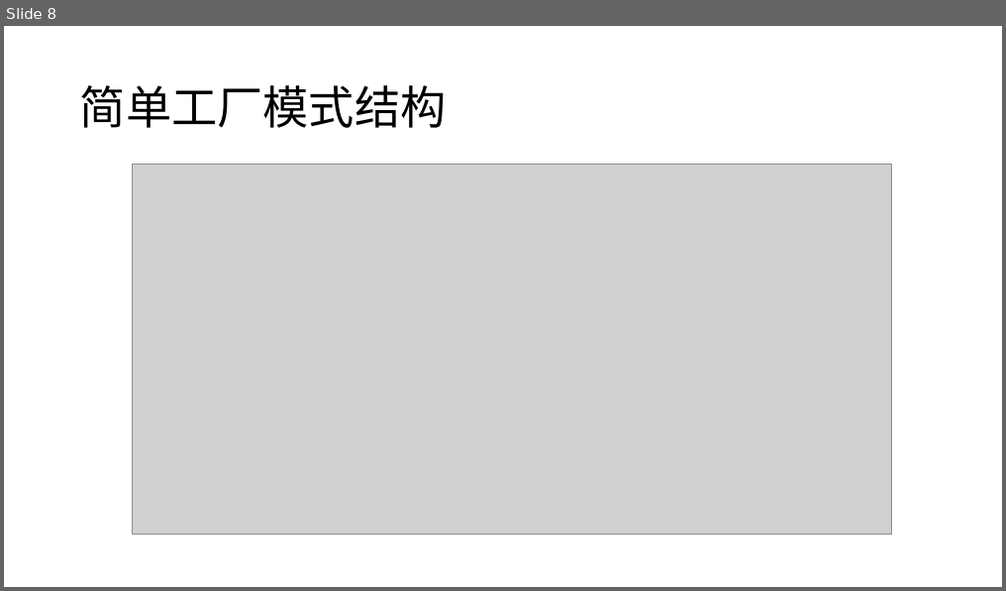
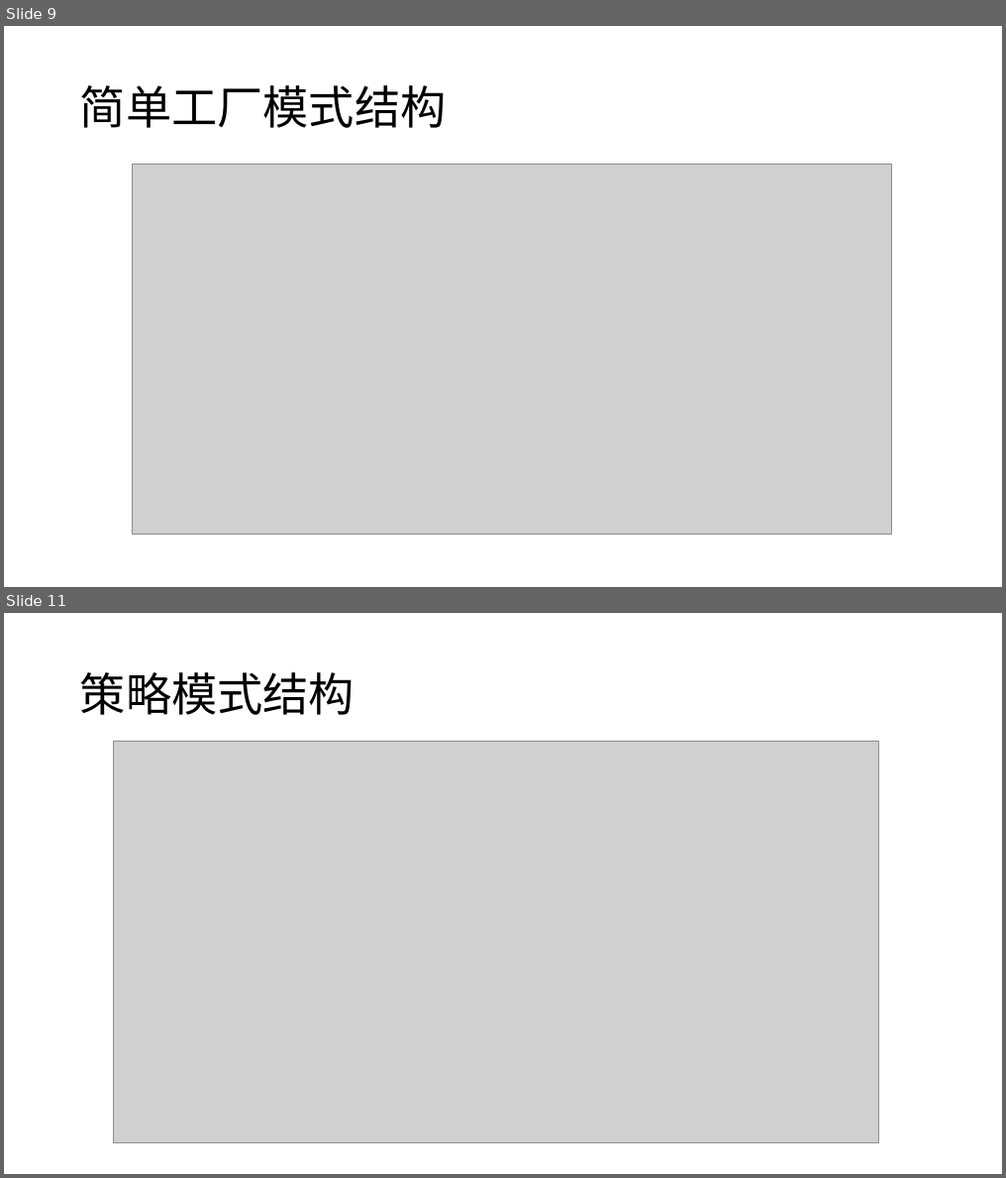
Before and after one commit to tdxhhw66/JavaCodeAcc, a slide deck: 设计模式.pptx. Shown one above the other, each under a label of ours: slide 8 before the commit, slides 9 and 11 after it; the slides between them are not shown. The pictures are 1006x591 and 1006x1178 pixels, drawn with LibreOffice and Linux fonts; fonts in the diff are those of the drawing; grey boxes stand for pictures. Boxes give left, top, right and bottom in pixels: in the first picture for what was removed or moved away, otherwise in the second. Text is boxed around its words. In the diff, an @@ line names an element or a change of style, - is before the commit and + after.

```diff
--- a/设计模式.pptx
+++ b/设计模式.pptx
@@ slide 11 added at box(4, 613, 1002, 1174), background #C7EDCC @@
@@ title added at box(80, 672, 354, 715), 44 pt, text #000000 @@
+策略模式结构
@@ picture added at box(113, 741, 878, 1144) @@
@@ what was slide 8 is now slide 9 @@
```
Also in this commit, not shown: 3 other slides added, 1 slide removed, 12 other files.
